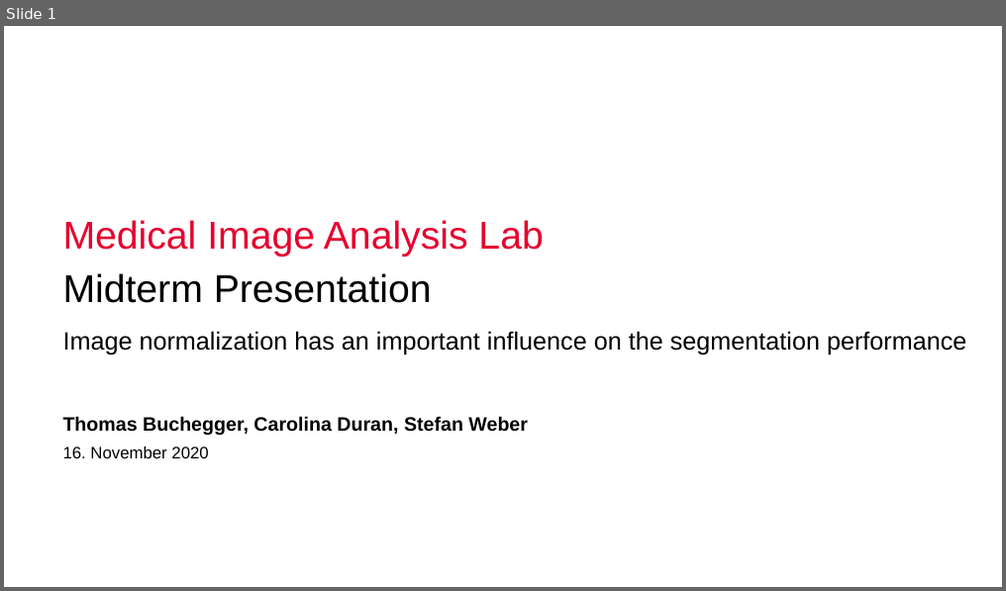
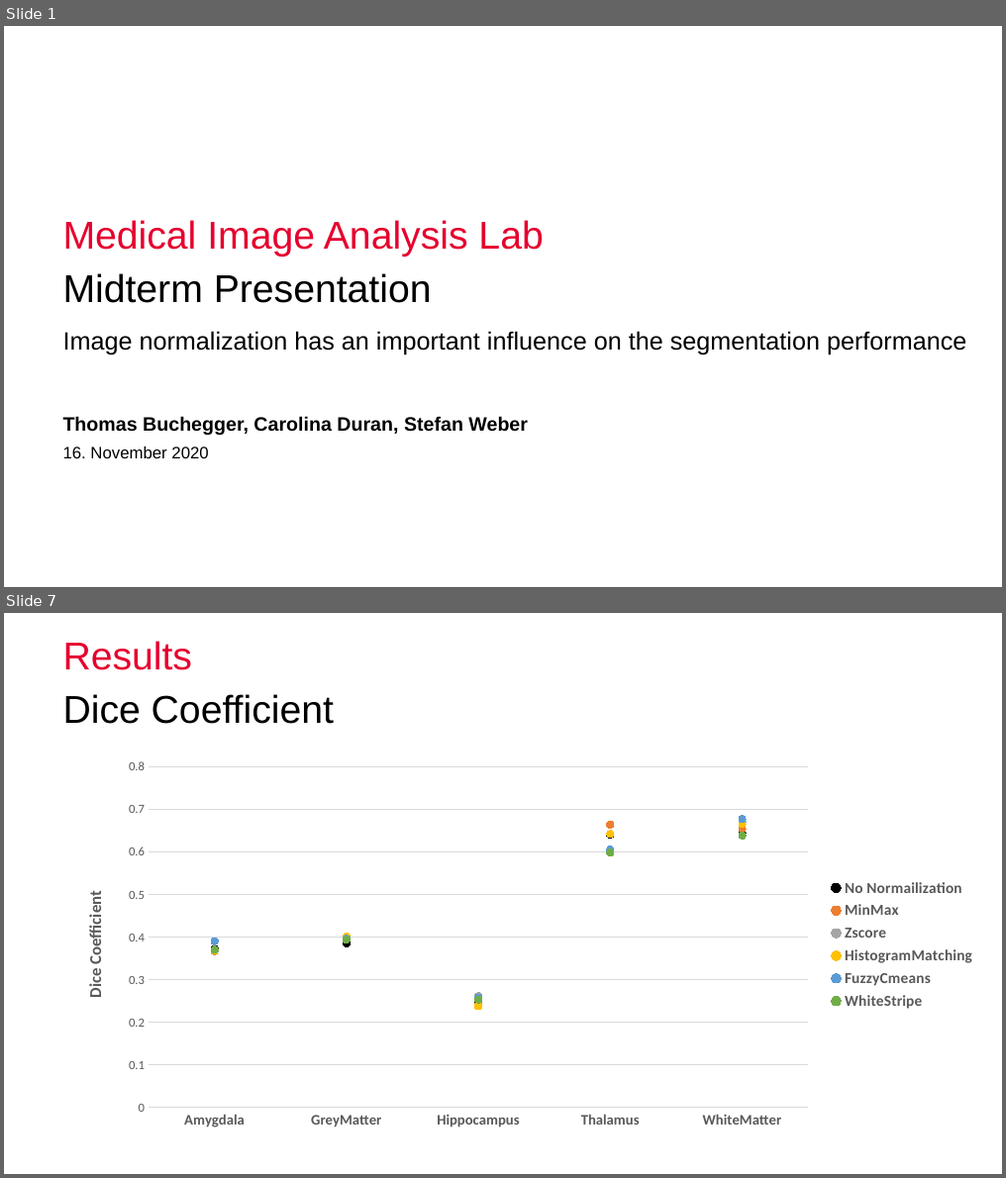
Before and after one commit to nibill/MIALab-1, a slide deck: Presentation/Midterm Presentation.pptx. Shown one above the other, each under a label of ours: slide 1 before the commit, slides 1 and 7 after it; the slides between them are not shown. The pictures are 1006x591 and 1006x1178 pixels, drawn with LibreOffice and Linux fonts; fonts in the diff are those of the drawing; background and template pictures are left out. Boxes give left, top, right and bottom in pixels: in the first picture for what was removed or moved away, otherwise in the second. Text is boxed around its words. In the diff, an @@ line names an element or a change of style, - is before the commit and + after.

```diff
--- a/Presentation/Midterm Presentation.pptx
+++ b/Presentation/Midterm Presentation.pptx
@@ slide 7 added at [4,613,1002,1174], background #FFFFFF @@
@@ title added at [63,641,193,670], 28 pt, text #E6002E @@
+Results
@@ text added at [63,694,334,724], 28 pt, text #000000 @@
+Dice Coefficient
@@ line chart added at [62,753,986,1138] @@
+categories: Amygdala, GreyMatter, Hippocampus, Thalamus, WhiteMatter
+No Normailization: 0.37, 0.39, 0.24, 0.64, 0.65
+MinMax: 0.37, 0.39, 0.24, 0.66, 0.65
+Zscore: 0.37, 0.4, 0.26, 0.64, 0.67
+HistogramMatching: 0.37, 0.4, 0.24, 0.64, 0.67
+FuzzyCmeans: 0.39, 0.4, 0.26, 0.61, 0.68
+WhiteStripe: 0.37, 0.39, 0.25, 0.6, 0.64
```
Also in this commit, not shown: 2 slides changed, 7 other slides added, 2 slides removed.
